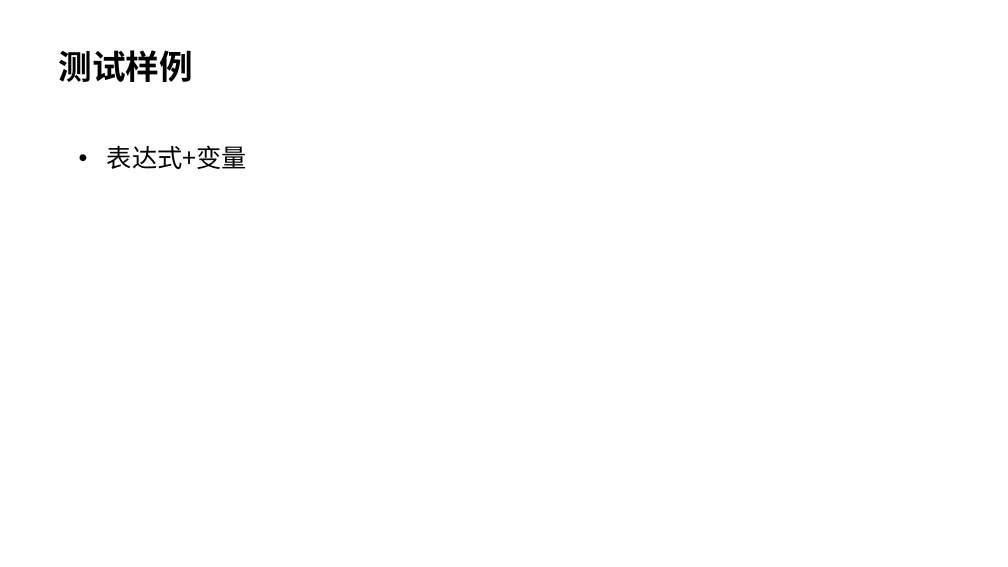
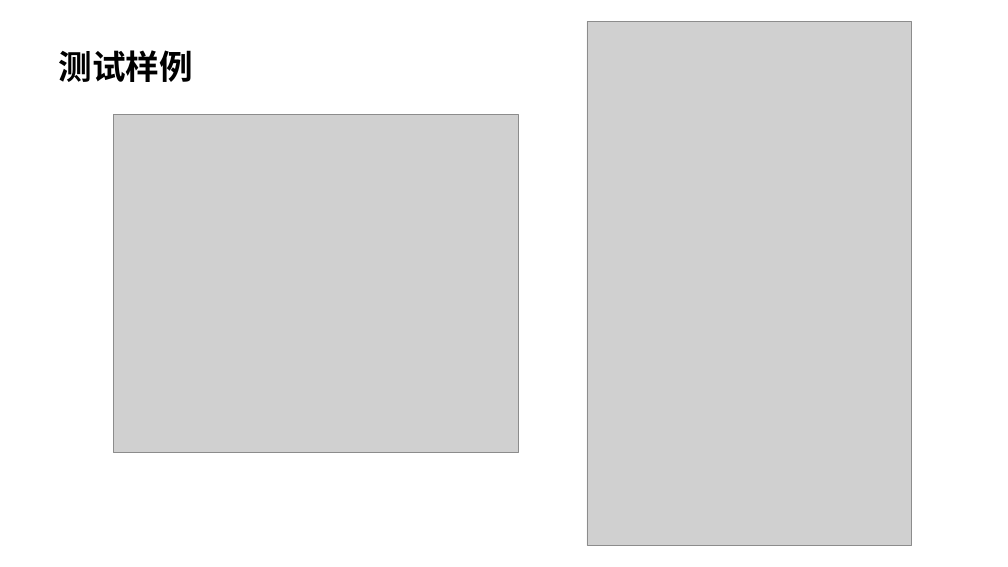
Before and after one commit to acnq/cmplPrcpProject, a slide deck: slide 33 of pre_groupX.pptx (slide 62 before the commit). Drawn at 1008x567 pixels with LibreOffice and Linux fonts; fonts in the diff are those of the drawing; grey boxes stand for pictures. Boxes give left, top, right and bottom in pixels: in the first picture for what was removed or moved away, otherwise in the second. Text is boxed around its words. In the diff, an @@ line names an element or a change of style, - is before the commit and + after.

```diff
--- a/pre_groupX.pptx
+++ b/pre_groupX.pptx
@@ background #CCE8CF to #FFFFFF @@
@@ picture added at <box>587,22,911,546</box> @@
@@ picture added at <box>113,114,519,452</box> @@
@@ text removed at <box>107,145,247,169</box> @@
-• 表达式+变量
```
Also in this commit, not shown: 29 other slides changed, 3 slides added, 34 slides removed, 1 other file.
